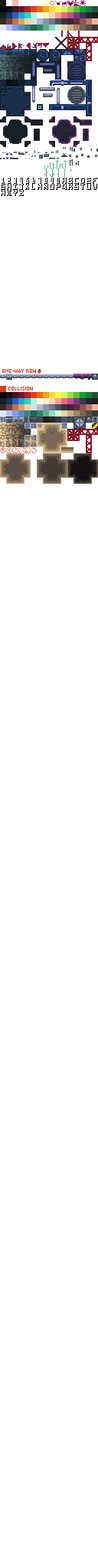
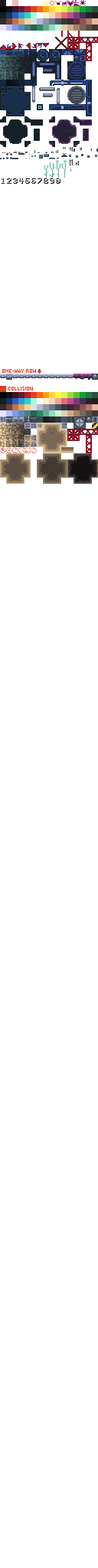
Before/after of a (98, 1568) layered artwork. What changed in the layer stack:
added layer "smallfont numbers" above "smallfont numbers SHADOW copy" over [1, 177, 60, 183]
added layer "smallfont numbers SHADOW copy" above "smallfont numbers SHADOW" over [1, 178, 60, 184]
added layer "smallfont numbers SHADOW" above "CC0 8x8 font copy" over [2, 178, 61, 184]
hid "CC0 8x8 font copy" over [0, 177, 98, 196]
